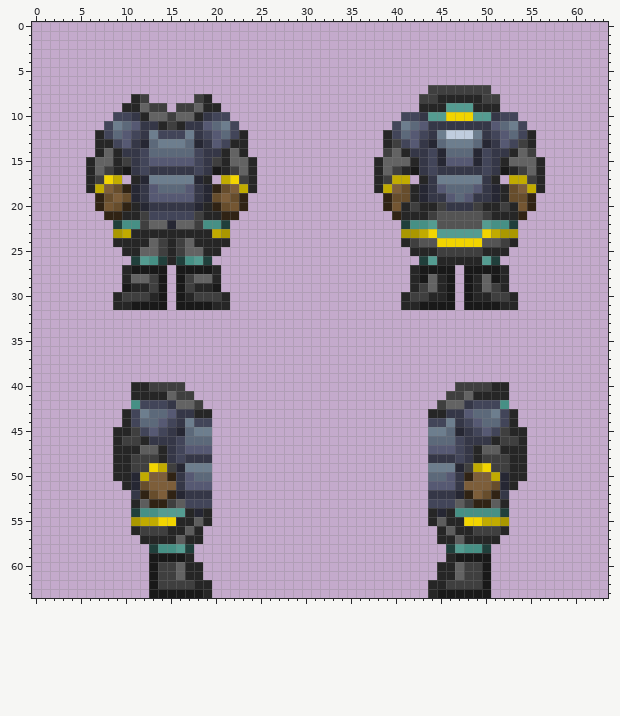
Pixel-art sprite, stored at Resources/Textures/Clothing/OuterClothing/Armor/atmosian_armor.rsi/equipped-OUTERCLOTHING.png. The picture above was drawn from the file before the commit.
The file is 64x64 pixels. Colours within 5 levels of each other are drawn and written as one.
After:
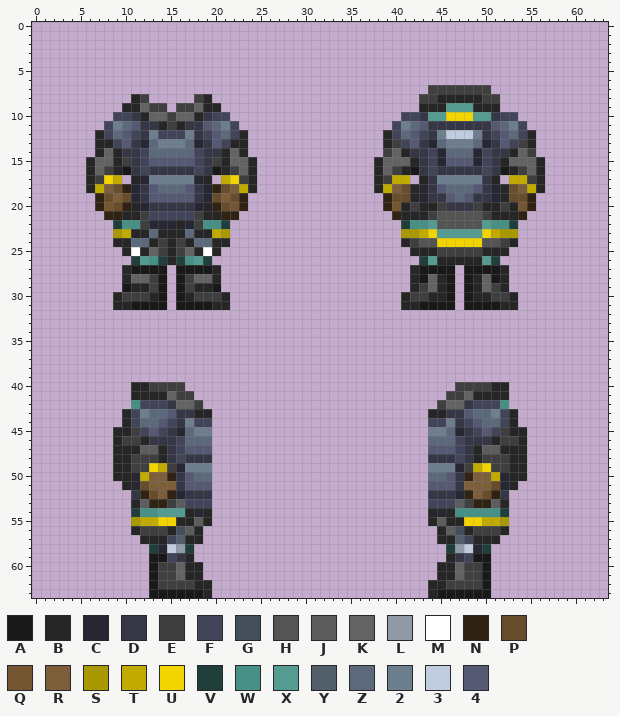
Palette (. is transparent): A #191919  B #262626  C #262733  D #353747  E #3f3f3f  F #424559  G #454f5c  H #545454  J #5d5d5d  K #636363  L #919ba8  M #ffffff  N #302314  P #674d2c  Q #745632  R #7d5e3a  S #aa9800  T #c1ab00  U #f2d500  V #203f3b  W #469085  X #549c91  Y #525f6b  Z #5c697a  2 #6d7e8e  3 #c0cdde  4 #565973
The edit:
y 22: x 13..14 KK -> CC; x 16..17 KK -> BC
y 23: x 13 B -> Z; x 17 B -> Z
y 24: x 11..13 BBK -> ZZB; x 17..19 KBB -> BZZ
y 25: x 11..12 BK -> MB; x 18..19 KB -> BM
y 56: x 16 B -> G; x 47 B -> G
y 57: x 15..16 BJ -> FY; x 47..48 JB -> YF
y 58: x 14..16 WWX -> C3L; x 47..49 XWW -> L3C
y 59: x 15..16 AA -> FD; x 47..48 AA -> DF
